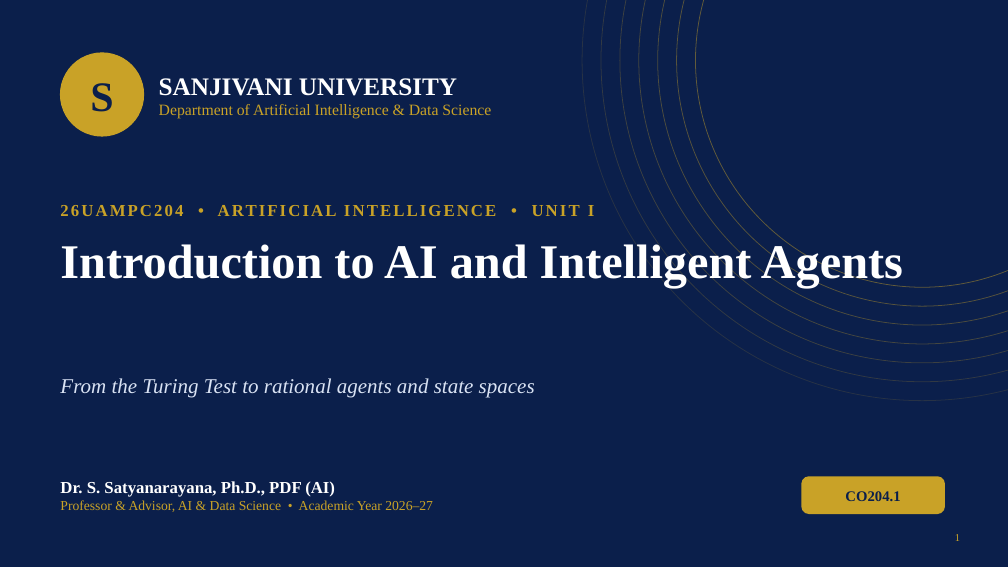
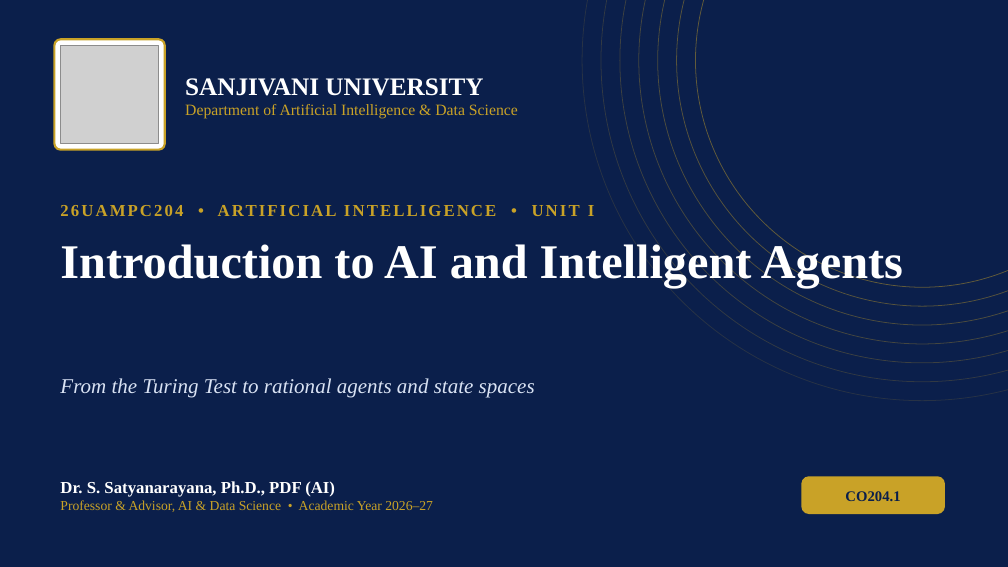
Before and after one commit to drssnaiml1-cell/26UAMPC204-Artificial-Intelligence, a slide deck: slide 1 of 02_PPT/Unit_1_AI_26UAMPC204.pptx. Drawn at 1008x567 pixels with LibreOffice and Linux fonts; fonts in the diff are those of the drawing; grey boxes stand for pictures. Boxes give left, top, right and bottom in pixels: in the first picture for what was removed or moved away, otherwise in the second. Text is boxed around its words. In the diff, an @@ line names an element or a change of style, - is before the commit and + after.

```diff
--- a/02_PPT/Unit_1_AI_26UAMPC204.pptx
+++ b/02_PPT/Unit_1_AI_26UAMPC204.pptx
@@ rounded rectangle: place and size @@
-rounded rectangle at box(60, 53, 144, 136)
+rounded rectangle at box(54, 39, 165, 150)
@@ rounded rectangle at box(54, 39, 165, 150): ellipse to rounded rectangle; fill #C9A227 to #FFFFFF; outline #C9A227 1 pt to #C9A227 2 pt @@
@@ picture added at box(60, 45, 159, 144) @@
@@ text "SANJIVANI UNIVERSITY": place and size @@
-text "SANJIVANI UNIVERSITY" at box(159, 78, 491, 119)
+text "SANJIVANI UNIVERSITY" at box(185, 78, 518, 119)
@@ text removed at box(90, 83, 113, 112) @@
-S
@@ page number removed at box(955, 534, 960, 541) @@
-1
```
Also in this commit, not shown: 14 other slides changed, 43 other files.
